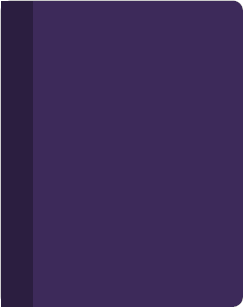
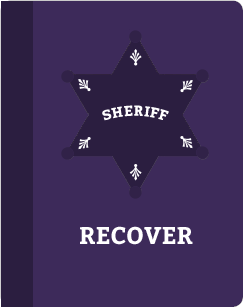
Comparing the layer stacks of the two 243 x 307 images. Changes:
added layer "SHERIFF" above "Filigree" over (102, 105, 169, 121)
added layer "Filigree" above "Star" over (78, 49, 193, 181)
added layer "Star" above "Cowboy" over (61, 30, 209, 199)
added layer "RECOVER" above "Wagonwheel" over (80, 226, 193, 245)
